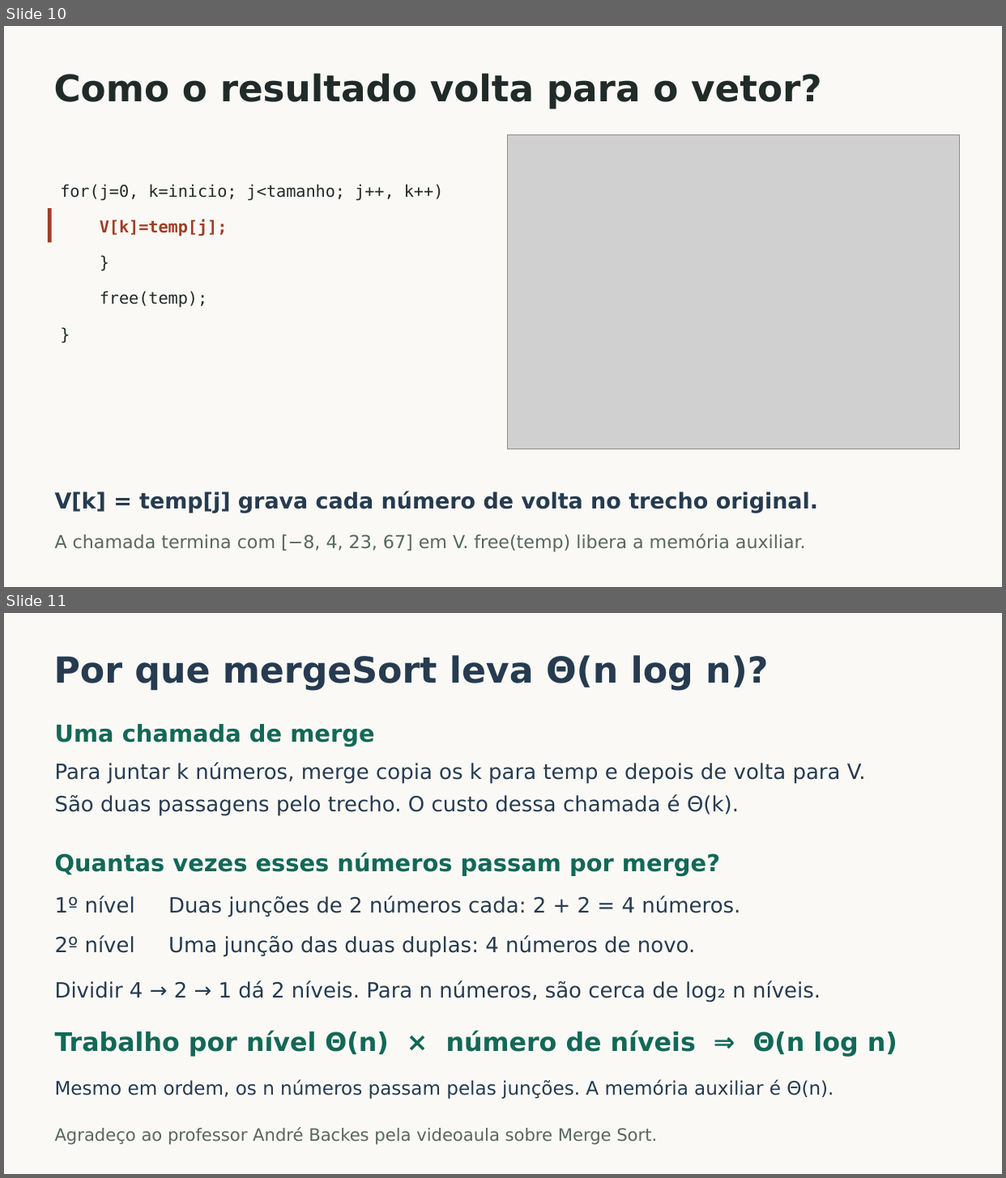
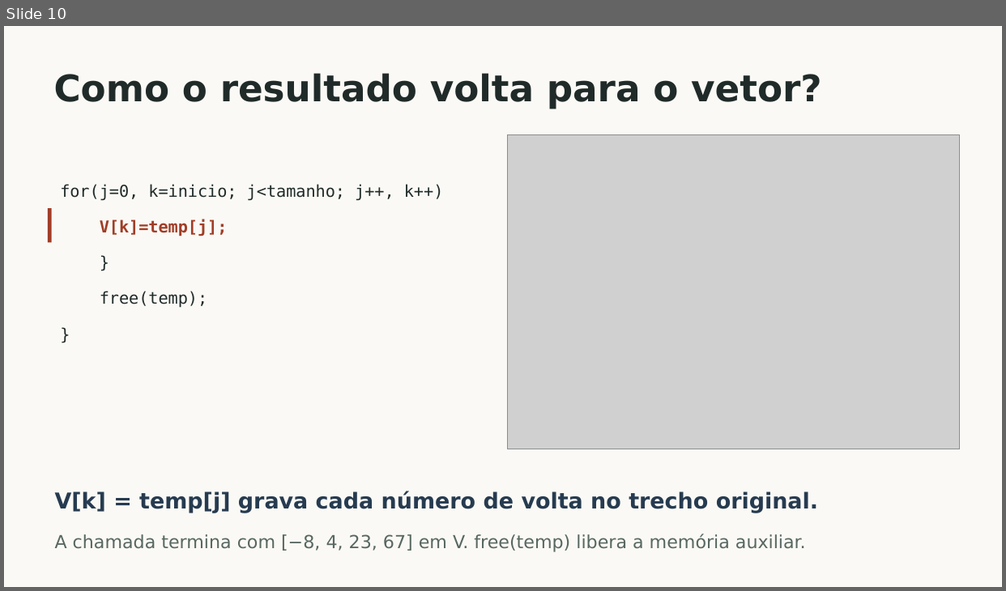
Before and after one commit to teus123321/Estudos, a slide deck: ifmt/estruturas-de-dados/Merge_Sort_em_C.pptx. Shown one above the other, each under a label of ours: slides 10 and 11 before the commit, slide 10 after it. The pictures are 1006x1178 and 1006x591 pixels, drawn with LibreOffice and Linux fonts; fonts in the diff are those of the drawing; grey boxes stand for pictures. Boxes give left, top, right and bottom in pixels: in the first picture for what was removed or moved away, otherwise in the second. Text is boxed around its words. In the diff, an @@ line names an element or a change of style, - is before the commit and + after.

Commit message:
Ilustra a complexidade do Merge Sort em duas rodadas

```diff
--- a/ifmt/estruturas-de-dados/Merge_Sort_em_C.pptx
+++ b/ifmt/estruturas-de-dados/Merge_Sort_em_C.pptx
@@ slide 11 removed at box(4, 613, 1002, 1174), background #FAF9F5 @@
@@ text removed at box(54, 655, 768, 690) @@
-Por que mergeSort leva Θ(n log n)?
@@ text removed at box(55, 724, 374, 747) @@
-Uma chamada de merge
@@ text removed at box(55, 762, 866, 783) @@
-Para juntar k números, merge copia os k para temp e depois de volta para V.
@@ text removed at box(55, 795, 739, 816) @@
-São duas passagens pelo trecho. O custo dessa chamada é Θ(k).
@@ text removed at box(55, 853, 720, 877) @@
-Quantas vezes esses números passam por merge?
@@ text removed at box(55, 897, 740, 918) @@
-1º nível Duas junções de 2 números cada: 2 + 2 = 4 números.
@@ text removed at box(55, 936, 695, 957) @@
-2º nível Uma junção das duas duplas: 4 números de novo.
@@ text removed at box(55, 981, 820, 1002) @@
-Dividir 4 → 2 → 1 dá 2 níveis. Para n números, são cerca de log₂ n níveis.
@@ text removed at box(55, 1030, 897, 1057) @@
-Trabalho por nível Θ(n) × número de níveis ⇒ Θ(n log n)
@@ text removed at box(55, 1080, 833, 1099) @@
-Mesmo em ordem, os n números passam pelas junções. A memória auxiliar é Θ(n).
@@ text removed at box(55, 1127, 657, 1145) @@
-Agradeço ao professor André Backes pela videoaula sobre Merge Sort.
```
Also in this commit, not shown: 1 slide added.
